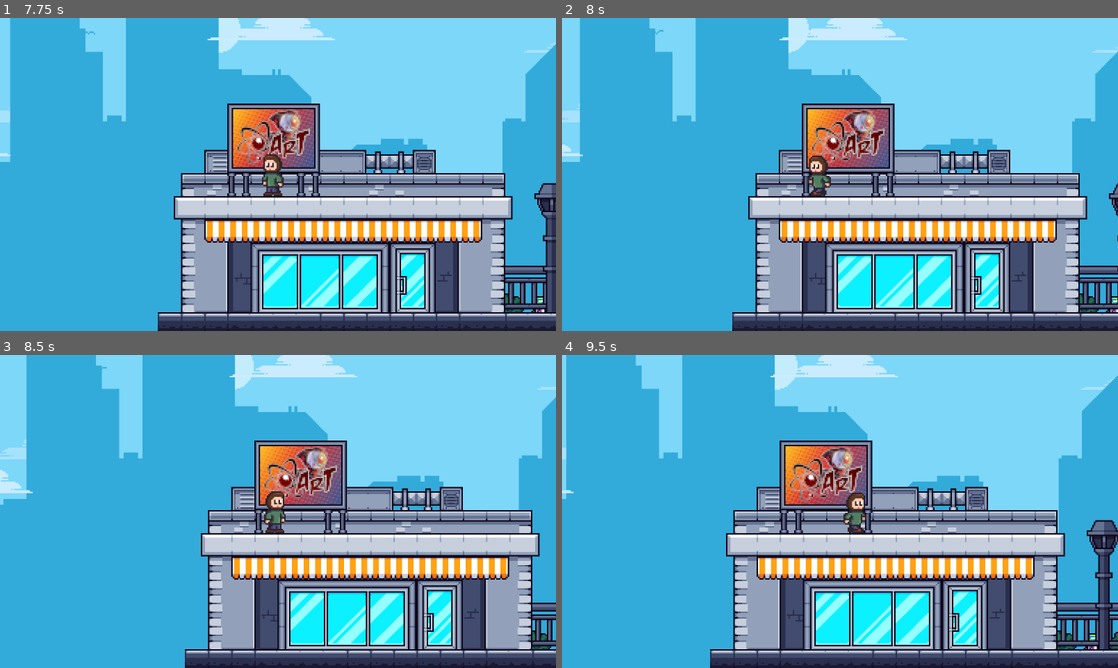
Above: before the commit, frames 1-4 (two rows, left to right).
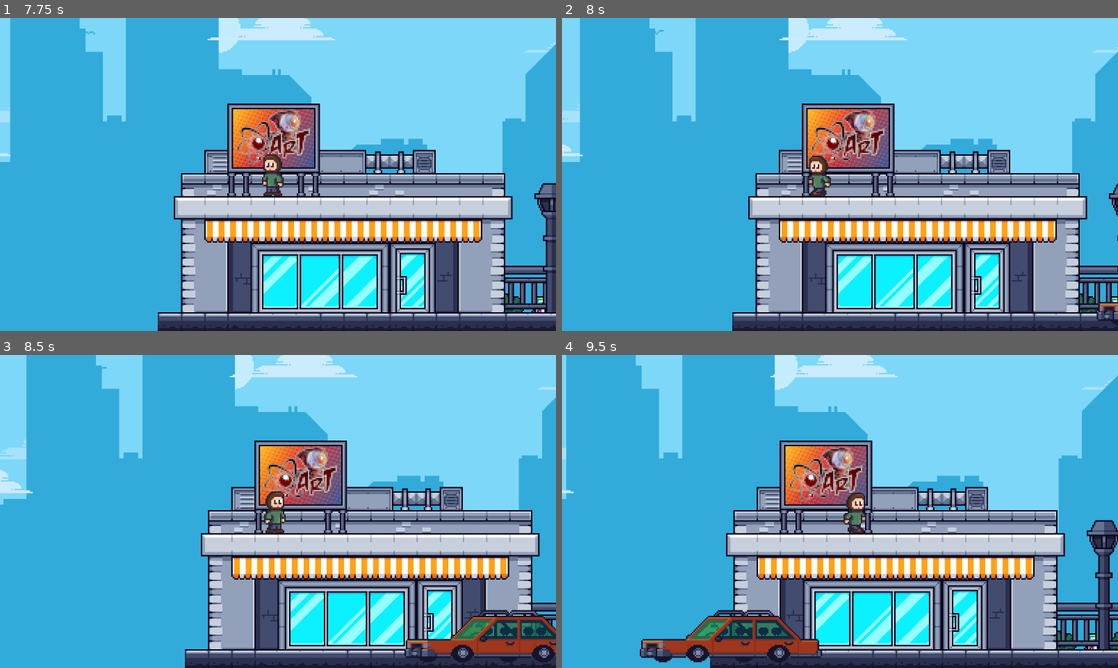
Above: after the commit, the same moments.

Repository: SeveralHerr/AtomicRobot
Game: Godot game, scene res://startscreen.tscn
Same seed, same stepped clock (60 frames per second), same inputs: the game is played once before the commit and once after it.
Inputs (mouse positions are in pixels of both pictures, inside the frame that each line leads up to):
- Up to frame 1 (7.75 s): tap Enter (ui_accept) at 0.5, 0.77, 1.25, 1.52, 3.77, 4.52, 5.27, 6.77, 7.52 s; move the mouse to (400, 158) at 0.52 s; hold F (Attack) 0.53-1.28 s; hold Right (ui_right) 0.53-2 s; click (400, 158) at 0.67 s; move the mouse to (166, 190) at 1.27 s; tap F (Attack) at 1.35, 3.6, 5.1, 6.6 s; click (244, 187) at 2 s; move the mouse to (333, 105) at 2.77 s; hold Left (ui_left) 2.78-3.53 s; hold F (Attack) 2.78-3.53 s; move the mouse to (250, 237) at 3.52 s; hold Right (ui_right) 3.53-5.03 s; click (250, 237) at 3.67 s; move the mouse to (444, 221) at 4.27 s; hold F (Attack) 4.28-5.03 s; move the mouse to (111, 127) at 5.02 s; hold Left (ui_left) 5.03-5.78 s; move the mouse to (305, 174) at 5.77 s; hold Right (ui_right) 5.78-6.53 s; hold F (Attack) 5.78-6.53 s; click (305, 174) at 5.92 s; move the mouse to (194, 96) at 6.52 s; hold Left (ui_left) from 6.53 s (still down); move the mouse to (400, 158) at 7.27 s; hold F (Attack) from 7.28 s (still down)
- Up to frame 2 (8 s): keep holding Left (ui_left); keep holding F (Attack)
- Up to frame 3 (8.5 s): move the mouse to (166, 527) at 8.02 s; release Left (ui_left) at 8.03 s; release F (Attack) at 8.03 s; hold Right (ui_right) from 8.03 s (still down); tap F (Attack) at 8.1 s; click (166, 527) at 8.17 s; tap Enter (ui_accept) at 8.27 s
- Up to frame 4 (9.5 s): keep holding Right (ui_right); move the mouse to (895, 442) at 8.77 s; hold F (Attack) from 8.78 s (still down)

Frame 1 is identical in both runs. In frame 2, 0.2% of the frame differs, in the area x 96-100%, y 90-99%; in frame 3, 2.9%; in frame 4, 3.3%, in the area x 14-47%, y 81-99%.

Commit message:
new enemy logic

Diff:
--- a/Config.gd
+++ b/Config.gd
@@ -2,3 +2,4 @@
 
 var cody_unlocked: bool = false
 var cody_selected: bool = false
+var player: Player
--- a/Player.gd
+++ b/Player.gd
@@ -38,6 +38,7 @@
 	$DefaultSprite.play("idle")
 
 func _ready() -> void:
+	Config.player = self
 	if Config.cody_selected:
 		$CodySprite.show()
 		$DefaultSprite.hide()
--- a/Tiles/asset_tiles.tres
+++ b/Tiles/asset_tiles.tres
@@ -161,22 +161,30 @@
 5:5/0/terrains_peering_bit/left_side = 2
 6:5/0 = 0
 6:5/0/physics_layer_0/polygon_0/points = PackedVector2Array(-8, -8, 8, -8, 8, 8, -8, 8)
+6:5/0/physics_layer_1/polygon_0/points = PackedVector2Array(-8, -8, 8, -8, 8, 8, -8, 8)
 7:5/0 = 0
 7:5/0/physics_layer_0/polygon_0/points = PackedVector2Array(-8, -8, 8, -8, 8, 8, -8, 8)
+7:5/0/physics_layer_1/polygon_0/points = PackedVector2Array(-8, -8, 8, -8, 8, 8, -8, 8)
 8:5/0 = 0
 8:5/0/physics_layer_0/polygon_0/points = PackedVector2Array(-8, -8, 8, -8, 8, 8, -8, 8)
+8:5/0/physics_layer_1/polygon_0/points = PackedVector2Array(-8, -8, 8, -8, 8, 8, -8, 8)
 9:5/0 = 0
 9:5/0/physics_layer_0/polygon_0/points = PackedVector2Array(-8, -8, 8, -8, 8, 8, -8, 8)
+9:5/0/physics_layer_1/polygon_0/points = PackedVector2Array(-8, -8, 8, -8, 8, 8, -8, 8)
 10:5/0 = 0
 10:5/0/physics_layer_0/polygon_0/points = PackedVector2Array(-8, -8, 8, -8, 8, 8, -8, 8)
+10:5/0/physics_layer_1/polygon_0/points = PackedVector2Array(-8, -8, 8, -8, 8, 8, -8, 8)
 11:5/0 = 0
 11:5/0/physics_layer_0/polygon_0/points = PackedVector2Array(-8, -8, 8, -8, 8, 8, -8, 8)
+11:5/0/physics_layer_1/polygon_0/points = PackedVector2Array(-8, -8, 8, -8, 8, 8, -8, 8)
 12:5/0 = 0
 12:5/0/physics_layer_0/polygon_0/points = PackedVector2Array(-8, -8, 8, -8, 8, 8, -8, 8)
+12:5/0/physics_layer_1/polygon_0/points = PackedVector2Array(-8, -8, 8, -8, 8, 8, -8, 8)
 13:5/0 = 0
 13:5/0/terrain_set = 0
 13:5/0/terrain = 2
 13:5/0/physics_layer_0/polygon_0/points = PackedVector2Array(-8, -8, 8, -8, 8, 8, -8, 8)
+13:5/0/physics_layer_1/polygon_0/points = PackedVector2Array(-8, -8, 8, -8, 8, 8, -8, 8)
 14:5/0 = 0
 14:5/0/terrain_set = 0
 14:5/0/physics_layer_0/polygon_0/points = PackedVector2Array(-8, -8, -2.76179, -8, -2.6727, 8, -8, 8)
@@ -3133,6 +3141,8 @@
 
 [resource]
 physics_layer_0/collision_layer = 1
+physics_layer_1/collision_layer = 4
+physics_layer_1/collision_mask = 4
 terrain_set_0/mode = 0
 terrain_set_0/terrain_0/name = "Building Left"
 terrain_set_0/terrain_0/color = Color(0.5, 0.34375, 0.25, 1)
--- a/game2.tscn
+++ b/game2.tscn
@@ -1,8 +1,10 @@
-[gd_scene load_steps=7 format=4 uid="uid://cpybghw0k54ni"]
+[gd_scene load_steps=9 format=4 uid="uid://cpybghw0k54ni"]
 
 [ext_resource type="TileSet" uid="uid://cdnenrt36tsrv" path="res://Tiles/asset_tiles.tres" id="1_t7arr"]
 [ext_resource type="Texture2D" uid="uid://mkmjflocyl7e" path="res://Tiles/custom_tiles.png" id="2_78e6q"]
 [ext_resource type="PackedScene" uid="uid://csmg52xs05d1e" path="res://player.tscn" id="2_v1ia2"]
+[ext_resource type="PackedScene" uid="uid://n5akfit43i" path="res://scenes/car.tscn" id="3_23fhp"]
+[ext_resource type="PackedScene" uid="uid://bukxpahwrlpsq" path="res://scenes/enemy.tscn" id="3_io0m7"]
 
 [sub_resource type="AtlasTexture" id="AtlasTexture_kwxwe"]
 atlas = ExtResource("2_78e6q")
@@ -117,6 +119,9 @@
 tile_map_data = PackedByteArray("AAABAP//AAAGAAUAAAACAP//AAAMAAUAAAADAP//AAAMAAUAAAAEAP//AAAMAAUAAAAFAP//AAAMAAUAAAAGAP …(1712 unchanged characters)…
 tile_set = ExtResource("1_t7arr")
 
+[node name="Enemy" parent="." instance=ExtResource("3_io0m7")]
+position = Vector2(377, -5)
+
 [node name="Player" parent="." instance=ExtResource("2_v1ia2")]
 position = Vector2(81, 15)
 
@@ -127,6 +132,9 @@
 limit_smoothed = true
 position_smoothing_enabled = true
 
+[node name="Car" parent="." instance=ExtResource("3_23fhp")]
+position = Vector2(1500, 92)
+
 [node name="Parallax2D6" type="Parallax2D" parent="."]
 visible = false
 repeat_size = Vector2(440, 0)
--- /dev/null
+++ b/scenes/car.tscn
@@ -0,0 +1,23 @@
+[gd_scene load_steps=5 format=3 uid="uid://n5akfit43i"]
+
+[ext_resource type="Script" path="res://scripts/car.gd" id="1_sparu"]
+[ext_resource type="Texture2D" uid="uid://dr4h2bc6ecmy3" path="res://Tiles/mp_cs_tilemap_all.png" id="1_t1mka"]
+
+[sub_resource type="AtlasTexture" id="AtlasTexture_ibw3s"]
+atlas = ExtResource("1_t1mka")
+region = Rect2(16, 928, 128, 48)
+
+[sub_resource type="RectangleShape2D" id="RectangleShape2D_hsf1j"]
+size = Vector2(125, 32)
+
+[node name="Car" type="Node2D"]
+script = ExtResource("1_sparu")
+
+[node name="Sprite2D" type="Sprite2D" parent="."]
+texture = SubResource("AtlasTexture_ibw3s")
+
+[node name="Area2D" type="Area2D" parent="."]
+
+[node name="CollisionShape2D" type="CollisionShape2D" parent="Area2D"]
+position = Vector2(-1.5, 8)
+shape = SubResource("RectangleShape2D_hsf1j")
--- a/scenes/enemy.gd
+++ b/scenes/enemy.gd
@@ -1,4 +1,7 @@
 extends Node2D
+
+@onready var ray_cast_2d_left: RayCast2D = $RayCast2D_Left
+@onready var ray_cast_2d_right: RayCast2D = $RayCast2D_Right
 
 @onready var animated_sprite_2d: AnimatedSprite2D = $AnimatedSprite2D
 @onready var area_2d: Area2D = $Area2D
@@ -6,9 +9,10 @@
 var speed = 50
 
 
+
+
 # Called when the node enters the scene tree for the first time.
 func _ready() -> void:
-	area_2d.body_entered.connect(_on_enter)
 	if direction == -1:
 		animated_sprite_2d.flip_h = true
 	elif direction == 1:
@@ -21,13 +25,19 @@
 func _process(delta: float) -> void:
 	position.x += direction * speed * delta
 
+	if not ray_cast_2d_left.is_colliding():
+		direction = 1
+		animated_sprite_2d.flip_h = false
+		ray_cast_2d_left.enabled = false
+		await get_tree().create_timer(0.3).timeout
+		ray_cast_2d_left.enabled = true
+
+	elif not ray_cast_2d_right.is_colliding():
+		direction = -1
+		animated_sprite_2d.flip_h = true
+		ray_cast_2d_right.enabled = false
+		await get_tree().create_timer(0.3).timeout
+		ray_cast_2d_right.enabled = true
+
+
 	pass
-
-func _on_enter(body: Node2D) -> void:
-	if body is Player:
-		direction *= -1
-
-		if direction == -1:
-			animated_sprite_2d.flip_h = true
-		elif direction == 1:
-			animated_sprite_2d.flip_h = false
--- a/scenes/enemy.tscn
+++ b/scenes/enemy.tscn
@@ -3,32 +3,32 @@
 [ext_resource type="Script" path="res://scenes/enemy.gd" id="1_1uj0x"]
 [ext_resource type="Texture2D" uid="uid://btcwsgnp27tx6" path="res://images/Sprite-0001.png" id="1_46rsp"]
 
-[sub_resource type="AtlasTexture" id="AtlasTexture_t0dhu"]
+[sub_resource type="AtlasTexture" id="AtlasTexture_wrh0y"]
 atlas = ExtResource("1_46rsp")
-region = Rect2(256, 48, 16, 16)
+region = Rect2(288, 16, 16, 32)
 
-[sub_resource type="AtlasTexture" id="AtlasTexture_do63d"]
+[sub_resource type="AtlasTexture" id="AtlasTexture_h5s78"]
 atlas = ExtResource("1_46rsp")
-region = Rect2(240, 48, 16, 16)
+region = Rect2(320, 16, 16, 32)
 
-[sub_resource type="AtlasTexture" id="AtlasTexture_551ij"]
+[sub_resource type="AtlasTexture" id="AtlasTexture_wtc2l"]
 atlas = ExtResource("1_46rsp")
-region = Rect2(272, 48, 16, 16)
+region = Rect2(336, 16, 16, 32)
 
 [sub_resource type="SpriteFrames" id="SpriteFrames_k8gn0"]
 animations = [{
 "frames": [{
 "duration": 1.0,
-"texture": SubResource("AtlasTexture_t0dhu")
+"texture": SubResource("AtlasTexture_wrh0y")
 }, {
 "duration": 1.0,
-"texture": SubResource("AtlasTexture_do63d")
+"texture": SubResource("AtlasTexture_h5s78")
 }, {
 "duration": 1.0,
-"texture": SubResource("AtlasTexture_551ij")
+"texture": SubResource("AtlasTexture_wrh0y")
 }, {
 "duration": 1.0,
-"texture": SubResource("AtlasTexture_do63d")
+"texture": SubResource("AtlasTexture_wtc2l")
 }],
 "loop": true,
 "name": &"default",
@@ -36,7 +36,7 @@
 }]
 
 [sub_resource type="CircleShape2D" id="CircleShape2D_cn8xn"]
-radius = 6.0
+radius = 10.2956
 
 [node name="Enemy" type="Node2D"]
 script = ExtResource("1_1uj0x")
@@ -49,5 +49,13 @@
 [node name="Area2D" type="Area2D" parent="."]
 
 [node name="CollisionShape2D" type="CollisionShape2D" parent="Area2D"]
-position = Vector2(1, 2)
+position = Vector2(1, 6)
 shape = SubResource("CircleShape2D_cn8xn")
+
+[node name="RayCast2D_Left" type="RayCast2D" parent="."]
+position = Vector2(-18, -14)
+collision_mask = 4
+
+[node name="RayCast2D_Right" type="RayCast2D" parent="."]
+position = Vector2(27, -14)
+collision_mask = 4
--- /dev/null
+++ b/scripts/car.gd
@@ -0,0 +1,20 @@
+extends Node2D
+
+@onready var area_2d: Area2D = $Area2D
+
+
+# Called when the node enters the scene tree for the first time.
+func _ready() -> void:
+	area_2d.body_entered.connect(_hit)
+	pass # Replace with function body.
+
+func _physics_process(delta: float) -> void:
+	position.x -= delta * 200
+
+func _process(delta: float) -> void:
+	if position.x <= Config.player.position.x - 2000:
+		position.x = Config.player.position.x +2000
+
+func _hit(body: Node2D) -> void:
+	if body is Player:
+		print("hit")
